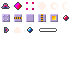
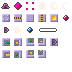
Layer changes from the first (72, 72) image to the second:
painted on "Sprites" over 2, 38, 58, 58
